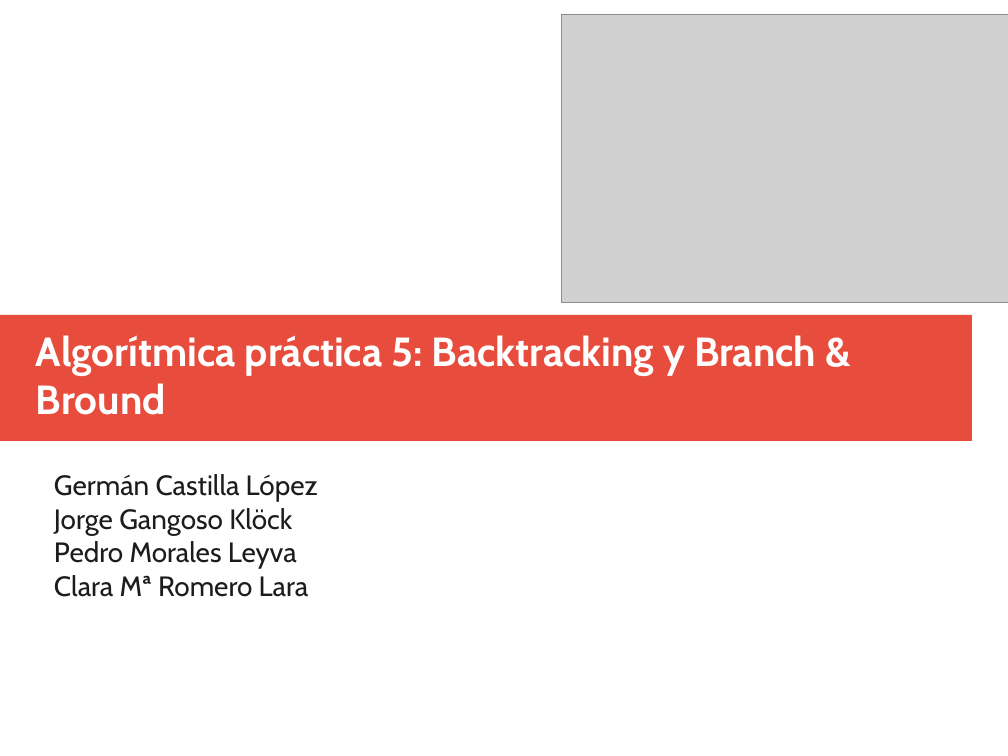
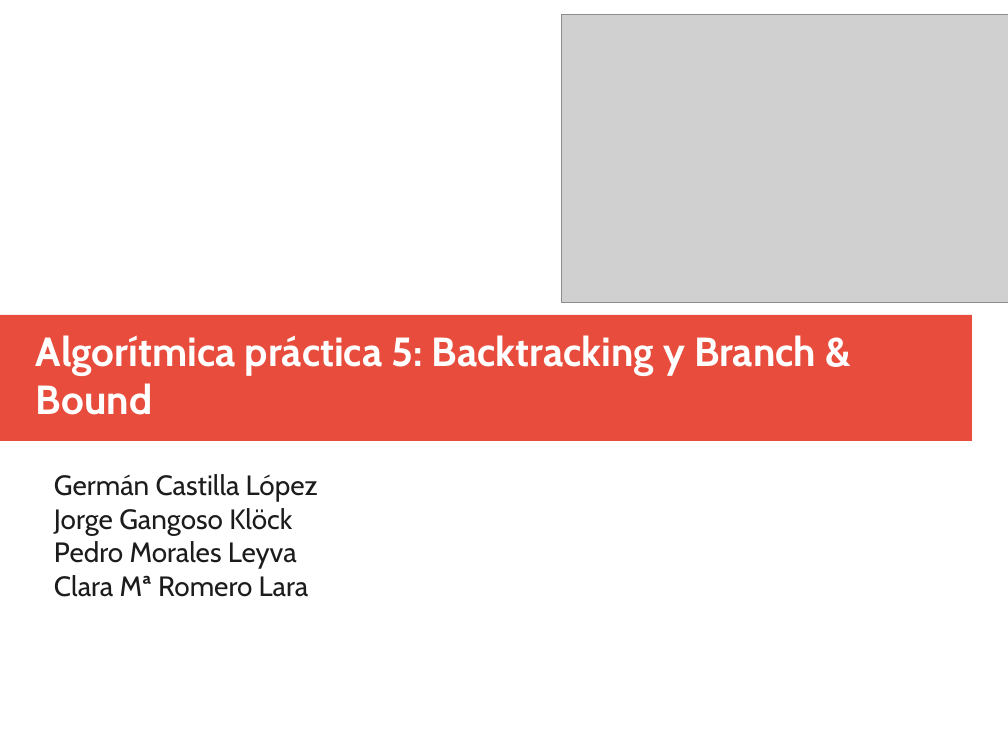
Before and after one commit to clarasdfgh/ALG, a slide deck: slide 1 of P5/presentacion.odp. Drawn at 1008x756 pixels with LibreOffice and Linux fonts; fonts in the diff are those of the drawing; grey boxes stand for pictures. Boxes give left, top, right and bottom in pixels: in the first picture for what was removed or moved away, otherwise in the second. Text is boxed around its words. In the diff, an @@ line names an element or a change of style, - is before the commit and + after.

```diff
--- a/P5/presentacion.odp
+++ b/P5/presentacion.odp
@@ title at box(36, 335, 816, 415): text changed @@
-Algorítmica práctica 5: Backtracking y Branch & Bround
+Algorítmica práctica 5: Backtracking y Branch & Bound
```
Also in this commit, not shown: 2 other slides changed.
